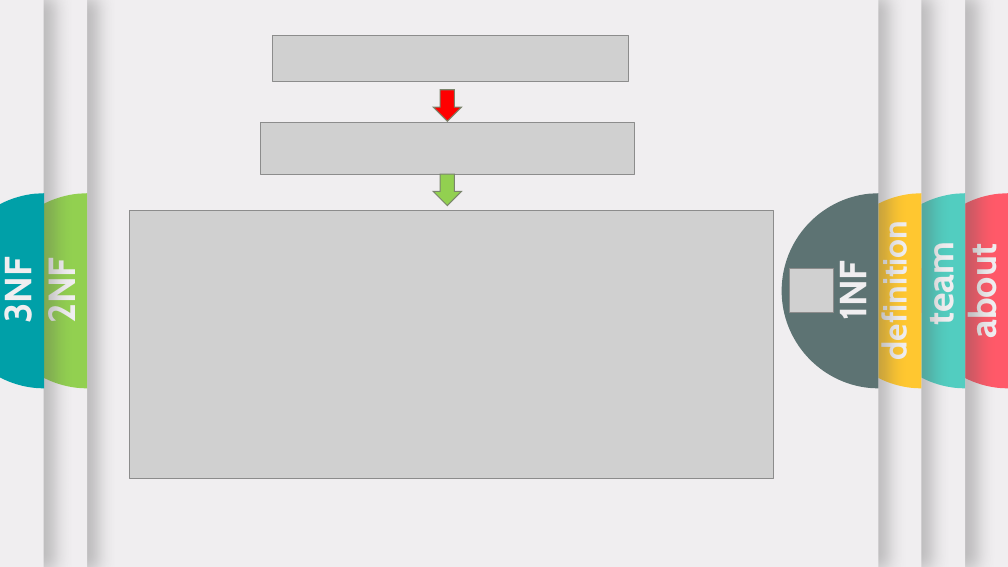
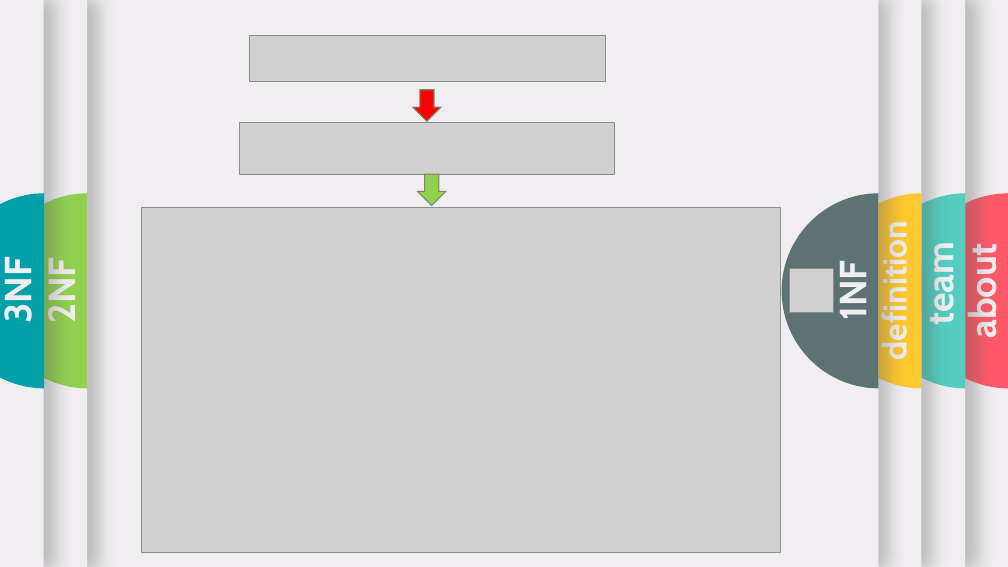
Before and after one commit to neamoth/DatabasePresentation, a slide deck: slide 6 of UltimateSleeping.pptx. Drawn at 1008x567 pixels with LibreOffice and Linux fonts; fonts in the diff are those of the drawing; grey boxes stand for pictures; background and template pictures are left out. Boxes give left, top, right and bottom in pixels: in the first picture for what was removed or moved away, otherwise in the second. Text is boxed around its words. In the diff, an @@ line names an element or a change of style, - is before the commit and + after.

```diff
--- a/UltimateSleeping.pptx
+++ b/UltimateSleeping.pptx
@@ picture: place and size @@
-picture at <box>273,36,629,82</box>
+picture at <box>250,36,606,82</box>
@@ down arrow: place and size @@
-down arrow at <box>433,90,462,122</box>
+down arrow at <box>413,90,442,122</box>
@@ picture: place and size @@
-picture at <box>260,123,634,175</box>
+picture at <box>240,123,614,175</box>
@@ down arrow: place and size @@
-down arrow at <box>433,174,462,206</box>
+down arrow at <box>417,174,446,206</box>
@@ picture: place and size @@
-picture at <box>129,210,774,479</box>
+picture at <box>141,208,781,553</box>
```
Also in this commit, not shown: 6 other slides changed, 10 other files.
